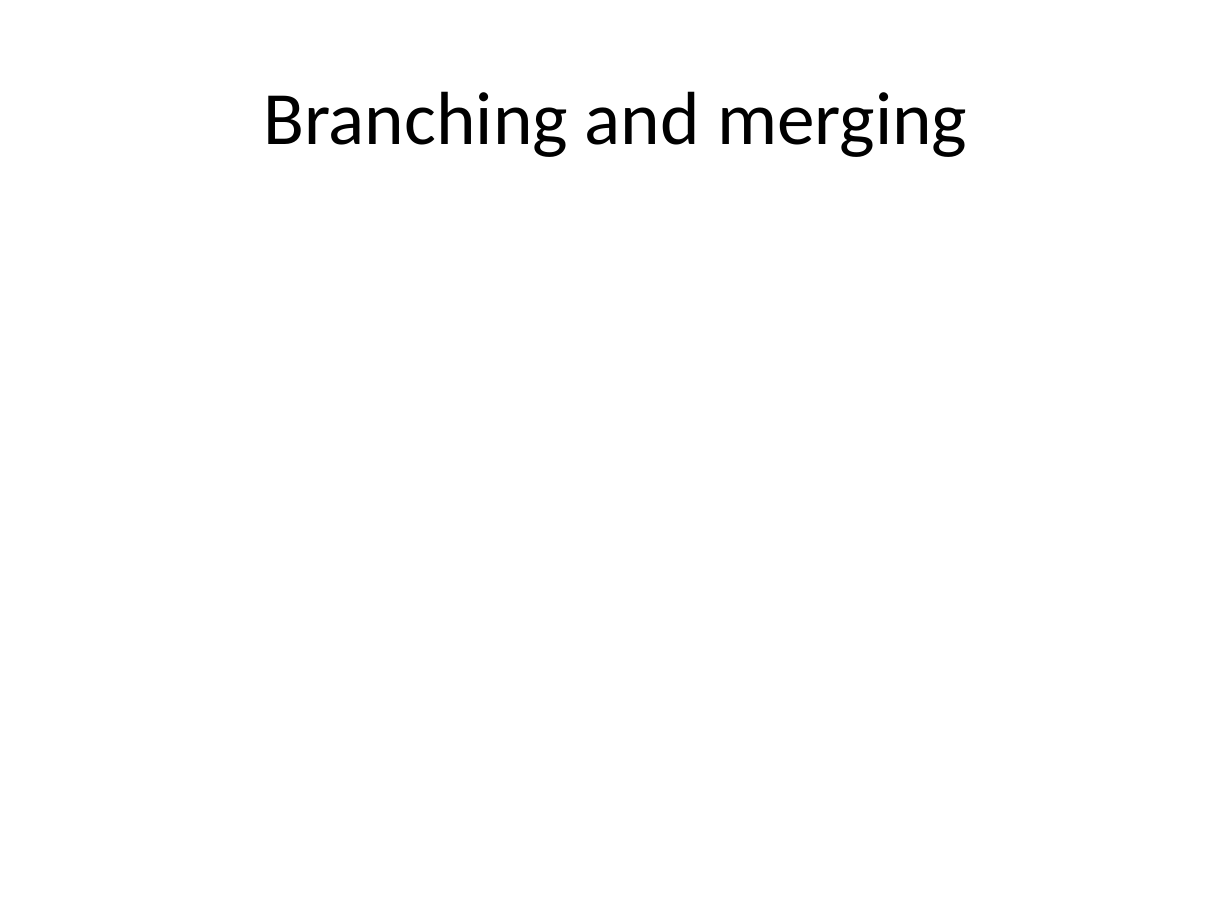
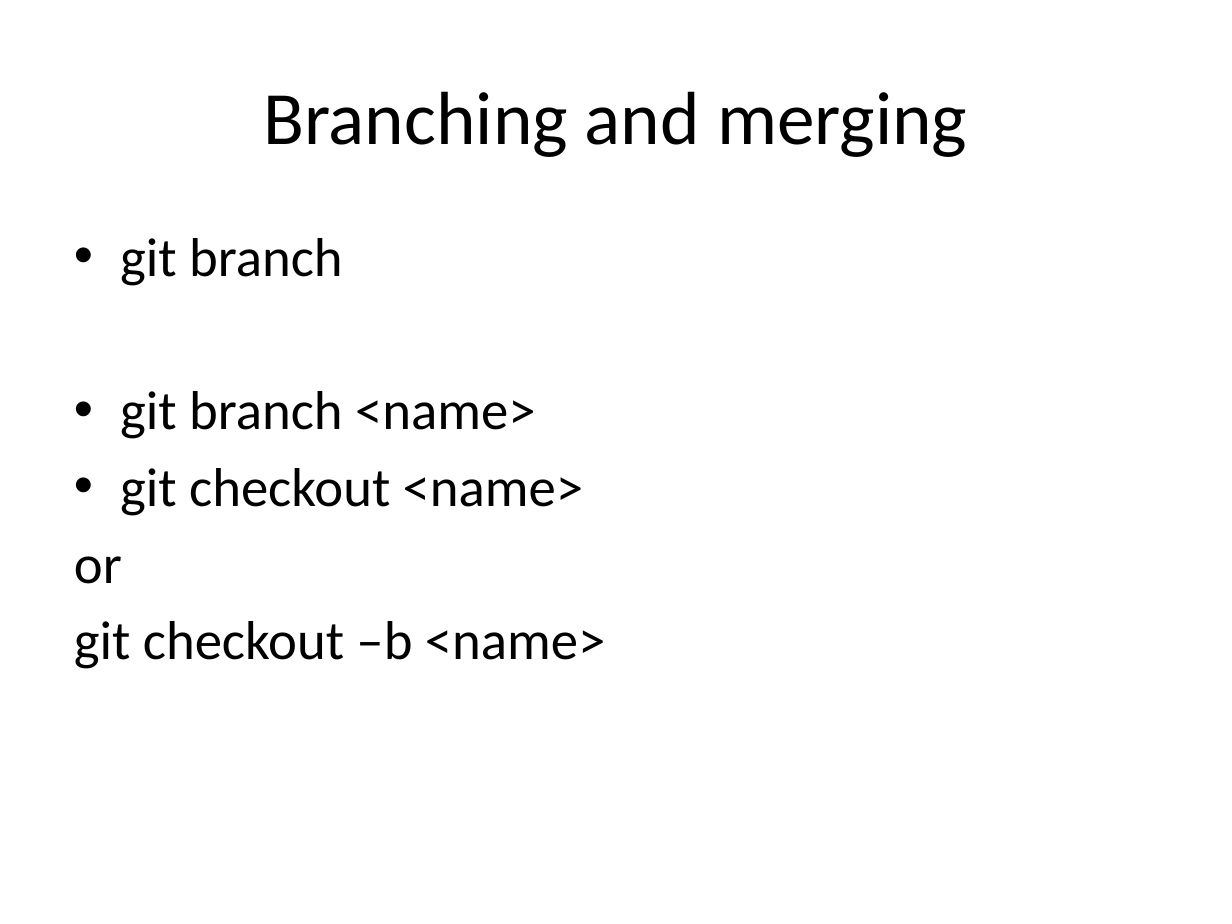
Before and after one commit to mikehulluk/IntroductionToResearchComputing, a slide deck: slide 10 of Wk5/Source Code Version Control Using Git.pptx (slide 7 before the commit). Drawn at 1232x924 pixels with LibreOffice and Linux fonts; fonts in the diff are those of the drawing. Boxes give left, top, right and bottom in pixels: in the first picture for what was removed or moved away, otherwise in the second. Text is boxed around its words. In the diff, an @@ line names an element or a change of style, - is before the commit and + after.

Commit message:
finished the slides and added the PDF version

```diff
--- a/Wk5/Source Code Version Control Using Git.pptx
+++ b/Wk5/Source Code Version Control Using Git.pptx
@@ text added at (x1=74, y1=238, x2=605, y2=669), 32 pt, text #000000 @@
+• git branch
+• git branch <name>
+• git checkout <name>
+or
+git checkout –b <name>
```
Also in this commit, not shown: 5 other slides changed, 9 slides added, 1 slide removed.
